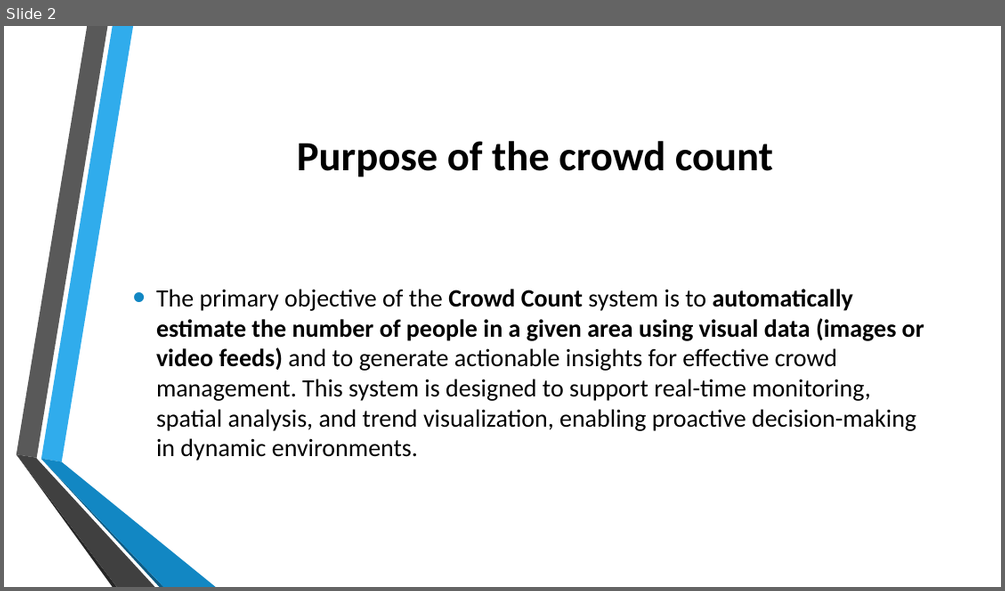
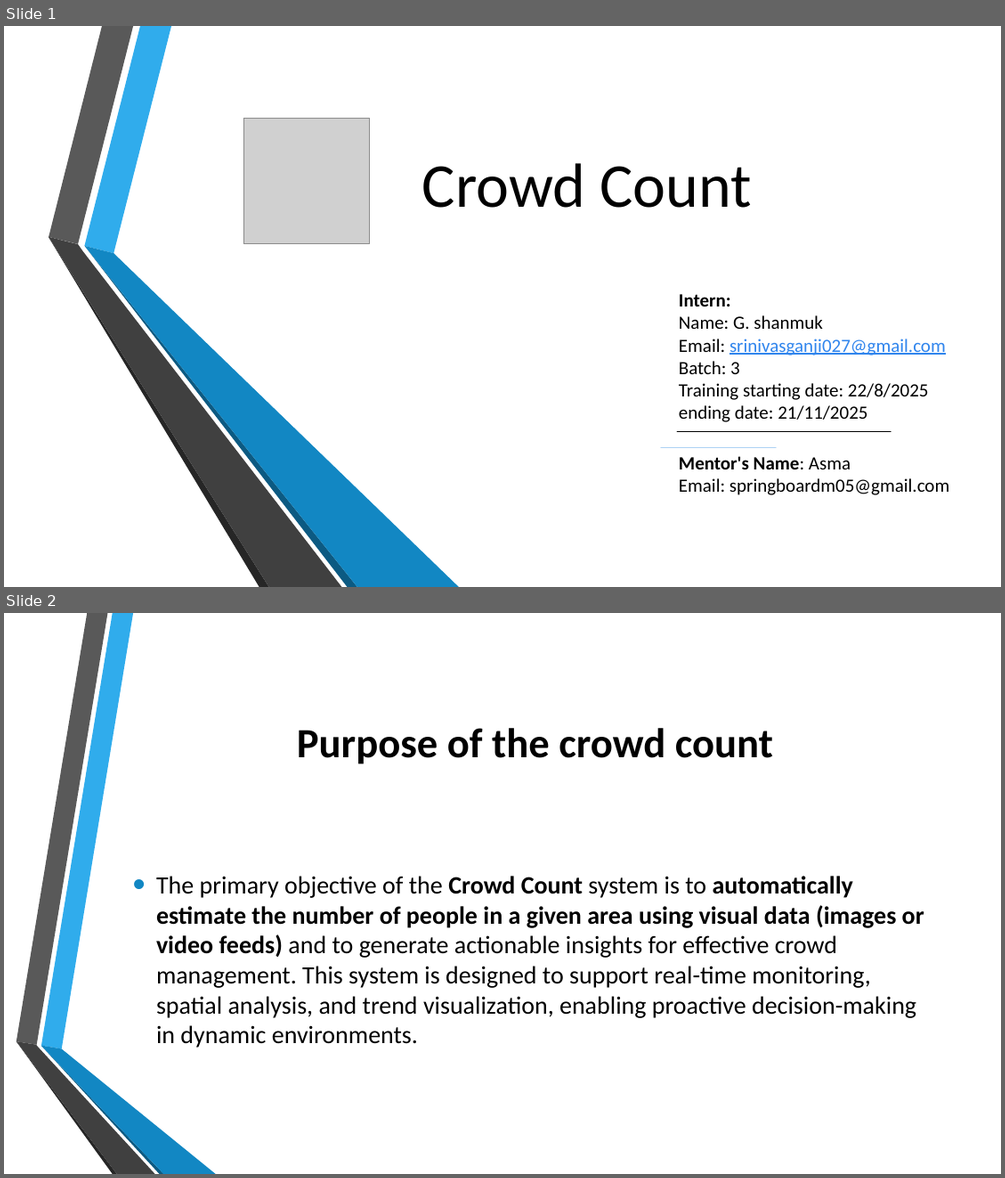
Before and after one commit to shanmuk27/infosys_crowdcount_october2025_Shanmuk, a slide deck: Crowd Count.pptx. Shown one above the other, each under a label of ours: slide 2 before the commit, slides 1 and 2 after it. The pictures are 1005x591 and 1005x1178 pixels, drawn with LibreOffice and Linux fonts; fonts in the diff are those of the drawing; grey boxes stand for pictures; background and template pictures are left out. Boxes give left, top, right and bottom in pixels: in the first picture for what was removed or moved away, otherwise in the second. Text is boxed around its words. In the diff, an @@ line names an element or a change of style, - is before the commit and + after.

```diff
--- a/Crowd Count.pptx
+++ b/Crowd Count.pptx
@@ slide 1 added at box(4, 26, 1001, 587), background picture (left out) @@
@@ picture added at box(243, 118, 370, 244) @@
@@ title added at box(422, 163, 751, 208), 60 pt, text #000000 @@
+Crowd Count
@@ group added at box(48, 26, 460, 587): 6 freeform shapes @@
@@ text added at box(679, 294, 946, 422), 18 pt, text #000000 @@
+Intern:
+Name: G. shanmuk
+Email: srinivasganji027@gmail.com
+Batch: 3
+Training starting date: 22/8/2025
+ending date: 21/11/2025
@@ line added from (661, 448) to (776, 448), #AED2F4 0.75 pt @@
@@ line added from (677, 431) to (890, 431), #000000 0.75 pt @@
@@ text added at box(679, 456, 949, 495), 18 pt, text #000000 @@
+Mentor's Name: Asma
+Email: springboardm05@gmail.com
```
Also in this commit, not shown: 3 slides changed, 5 other slides added, 1 slide removed.
